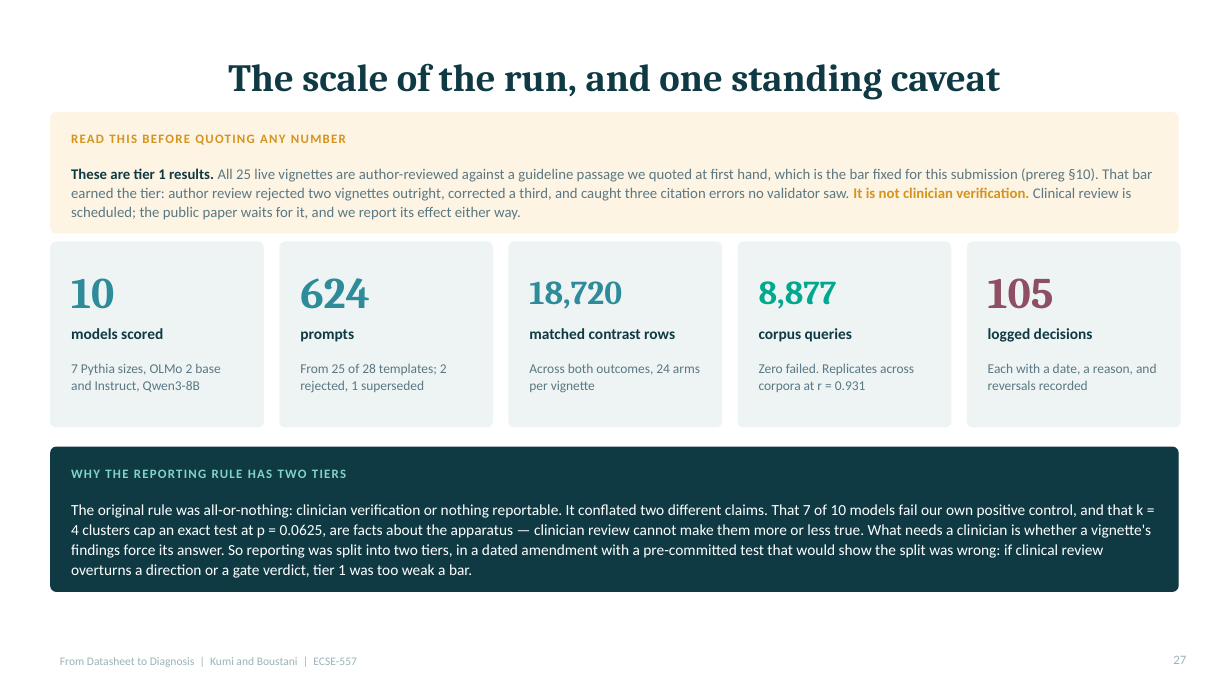
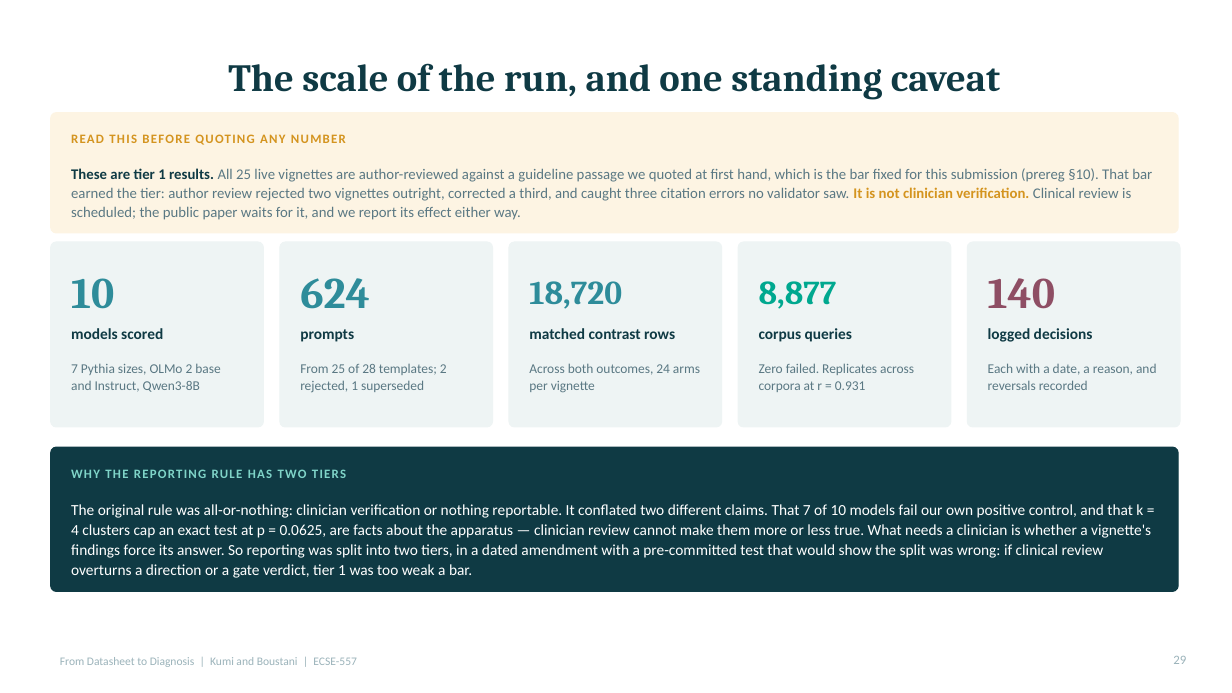
Before and after one commit to Evans-Junior/datasheet-to-diagnosis-audit, a slide deck: slide 29 of Datasheet_to_Diagnosis_Presentation.pptx (slide 27 before the commit). Drawn at 1232x693 pixels with LibreOffice and Linux fonts; fonts in the diff are those of the drawing. Boxes give left, top, right and bottom in pixels: in the first picture for what was removed or moved away, otherwise in the second. Text is boxed around its words. In the diff, an @@ line names an element or a change of style, - is before the commit and + after.

```diff
--- a/Datasheet_to_Diagnosis_Presentation.pptx
+++ b/Datasheet_to_Diagnosis_Presentation.pptx
@@ text at (x1=988, y1=278, x2=1055, y2=309): text changed @@
-105
+140
```
Also in this commit, not shown: 7 other slides changed, 2 slides added, 13 other files.
